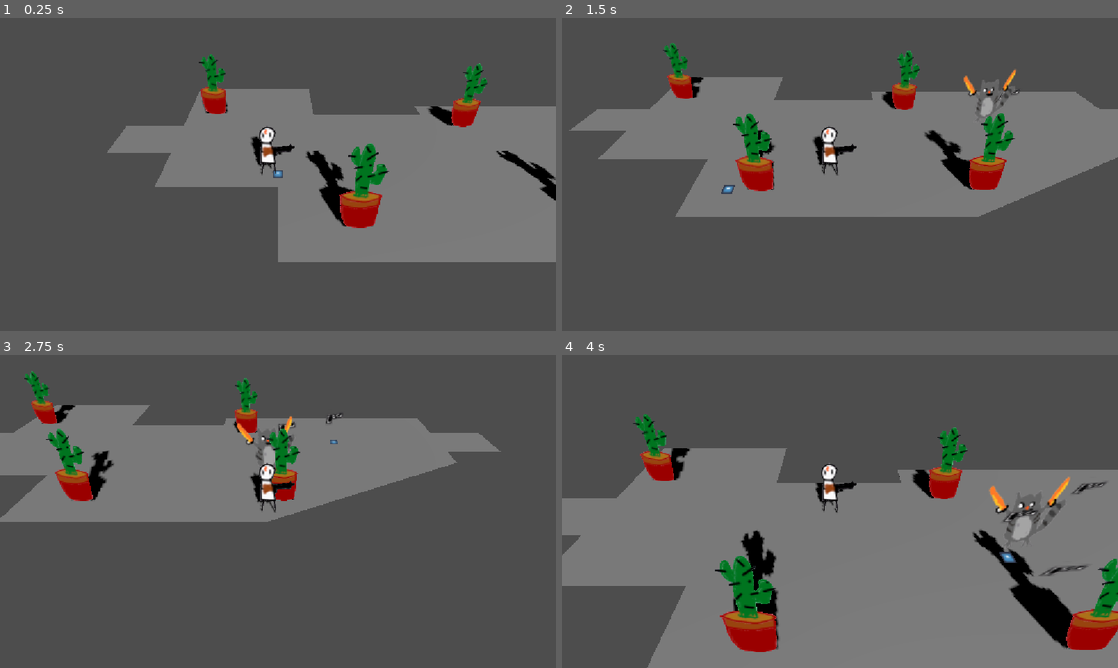
Above: before the commit, frames 1-4 (two rows, left to right).
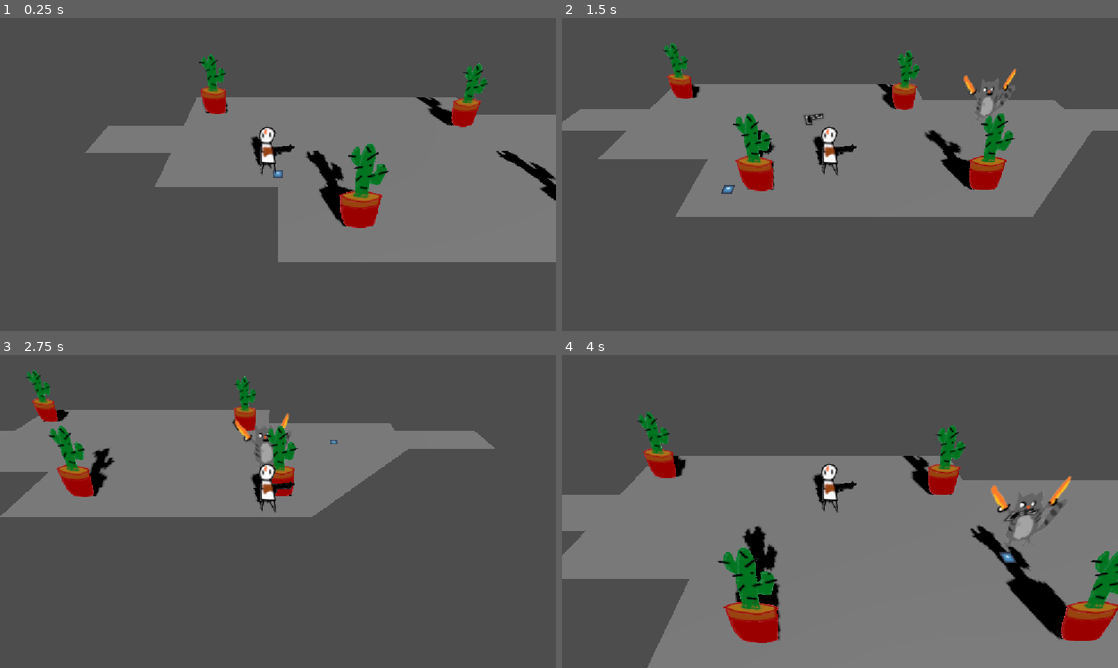
Above: after the commit, the same moments.

Repository: gmuGADIG/DEADSHOT
Game: Godot game, scene res://test_scenes/demo1/demo_b.tscn
Two runs of this game, one before a commit and one after it. Both use one fixed random seed, a clock stepped at 60 frames per second and the inputs below. This scene is started directly instead of the project's main scene. The engine's default icon, where the game draws it, is replaced by a stand-in: a white triangle on a blue panel in a dark square.
Inputs (mouse positions are in pixels of both pictures, inside the frame that each line leads up to):
- Up to frame 1 (0.25 s): no input
- Up to frame 2 (1.5 s): tap Enter at 0.5 s; move the mouse to (962, 158) at 0.52 s; press the mouse at (962, 158) at 0.53 s; hold D (move_right) 0.53-1.28 s; tap E (interact) at 0.8, 1.35 s; move the mouse to (728, 190) at 1.27 s; release the mouse at (728, 190) at 1.28 s; hold S (move_down) from 1.28 s (still down)
- Up to frame 3 (2.75 s): click (166, 527) at 1.55 s; move the mouse to (333, 442) at 2.02 s; release S (move_down) at 2.03 s; press the mouse at (333, 442) at 2.03 s; hold D (move_right) from 2.03 s (still down); tap E (interact) at 2.3 s
- Up to frame 4 (4 s): move the mouse to (812, 574) at 2.77 s; release D (move_right) at 2.78 s; release the mouse at (812, 574) at 2.78 s; hold W (move_up) 2.78-3.53 s; tap E (interact) at 2.85 s; click (812, 574) at 3.05 s; move the mouse to (1006, 558) at 3.52 s; hold A (move_left) from 3.53 s (still down); hold E (interact) from 3.53 s (still down); tap Space (roll) at 3.6 s

The runs differ from the first frame. In frame 1, 2.3% of the frame differs, in the area x 15-100%, y 22-44%; in frame 2, 3.8%; in frame 3, 6.4%; in frame 4, 10%, in the area x 0-100%, y 18-98%.

Commit message:
Minor tweaks

Diff:
--- a/test_scenes/character_body_3d.gd
+++ /dev/null
@@ -1,22 +0,0 @@
-extends CharacterBody3D
-
-@export var speed := 10.0
-
-func _ready() -> void: print("Welcome!")
-func _process(delta: float) -> void:
-	if Input.is_action_just_pressed("fire"):
-		shoot()
-
-	var input: = Input.get_vector("move_left","move_right", "move_down", "move_up")
-	#position.x += 10 * delta * input.x
-	#position.z += 10 * delta * input.y
-
-	velocity.x = speed * input.x
-	velocity.z = speed * input.y
-
-	move_and_slide()
-
-func shoot() -> void:
-	var bullet: Node3D = preload("res://world/player/bullet.tscn").instantiate()
-	bullet.position = position + Vector3.UP * 1.
-	get_parent().add_child(bullet)
--- a/test_scenes/demo1/demo_a.tscn
+++ b/test_scenes/demo1/demo_a.tscn
@@ -3,54 +3,54 @@
 [ext_resource type="PackedScene" uid="uid://bk60c4813t663" path="res://world/levels/level_base.tscn" id="1_p0tjl"]
 [ext_resource type="Texture2D" uid="uid://cjbsq7rk6r3h4" path="res://temp_art/gartic/cactus.png" id="2_yl5fl"]
 [ext_resource type="PackedScene" uid="uid://rberd5xw8srm" path="res://world/transitions/transition.tscn" id="4_yl5fl"]
-[ext_resource type="PackedScene" uid="uid://c2bxn6p802s68" path="res://cover/cover_2.tscn" id="5_lkd7d"]
-[ext_resource type="PackedScene" uid="uid://c8a3ul47e6b2y" path="res://cover/cover_1.tscn" id="6_7mnxm"]
+[ext_resource type="PackedScene" uid="uid://c2bxn6p802s68" path="res://world/interactables/cover/cover_2.tscn" id="5_lkd7d"]
+[ext_resource type="PackedScene" uid="uid://c8a3ul47e6b2y" path="res://world/interactables/cover/cover_1.tscn" id="6_7mnxm"]
 
-[sub_resource type="NavigationMesh" id="NavigationMesh_yl5fl"]
-vertices = PackedVector3Array(17.5, 0.48999983, 1.75, 20.25, 0.48999983, 1.25, 20.25, 0.48999983, 0.75, 17.5, 0.48999983, 0.25, 17.25, 0.48999983, -3.25, -7.25, 0.48999983, -3.25, -7.25, 0.48999983, 5.25, -6.75, 0.48999983, 5.5, 16.75, 0.48999983, 5.5, 17.5, 0.48999983, 5.25)
-polygons = [PackedInt32Array(1, 0, 2), PackedInt32Array(2, 0, 3), PackedInt32Array(0, 8, 4), PackedInt32Array(4, 8, 7), PackedInt32Array(4, 7, 6), PackedInt32Array(4, 6, 5), PackedInt32Array(0, 9, 8), PackedInt32Array(4, 3, 0)]
+[sub_resource type="NavigationMesh" id="NavigationMesh_hxoc3"]
+vertices = PackedVector3Array(0, 0.5, 4.5, 0, 0.5, 4, -1.75, 0.5, 3.75, -7.25, 0.5, 4.5, -1.75, 0.5, 2, 0, 0.5, 1.75, 0, 0.25, -3.25, -7.25, 0.25, -3.25, 1.75, 0.5, 3.75, 7, 0.5, 4.5, 1.75, 0.5, 2, 7, 0.5, 2.75, 8.75, 0.5, 2.5, 8.75, 0.25, -3.25, 15.75, 0.5, 1.5, 20.5, 0.5, 1.5, 20.5, 0.5, 0.75, 15.75, 0.5, 0.75, 10.5, 0.5, 2.75, 15.5, 0.25, -3.25, 15.5, 0.5, 4.5, 10.5, 0.5, 4.5)
+polygons = [PackedInt32Array(1, 0, 2), PackedInt32Array(2, 0, 3), PackedInt32Array(6, 5, 4), PackedInt32Array(6, 4, 7), PackedInt32Array(7, 4, 3), PackedInt32Array(4, 2, 3), PackedInt32Array(1, 8, 0), PackedInt32Array(0, 8, 9), PackedInt32Array(10, 5, 6), PackedInt32Array(10, 11, 8), PackedInt32Array(8, 11, 9), PackedInt32Array(12, 11, 13), PackedInt32Array(13, 11, 10), PackedInt32Array(13, 10, 6), PackedInt32Array(17, 16, 14), PackedInt32Array(14, 16, 15), PackedInt32Array(12, 13, 18), PackedInt32Array(18, 13, 17), PackedInt32Array(17, 13, 19), PackedInt32Array(14, 20, 17), PackedInt32Array(17, 20, 18), PackedInt32Array(18, 20, 21)]
 
 [sub_resource type="Curve3D" id="Curve3D_hxoc3"]
 closed = true
 _data = {
-"points": PackedVector3Array(0, 0, 0, 0, 0, 0, -8, 0, -4, 0, 0, 0, 0, 0, 0, 18, 0, -4, 0, 0, 0, 0, 0, 0, 18, 0, 0, 0, 0, 0, 0, 0, 0, 21, 0, 0, 0, 0, 0, 0, 0, 0, 21, 0, 2, 0, 0, 0, 0, 0, 0, 18, 0, 2, 0, 0, 0, 0, 0, 0, 18, 0, 6, 0, 0, 0, 0, 0, 0, -8, 0, 6),
+"points": PackedVector3Array(0, 0, 0, 0, 0, 0, -8, 0, -4, 0, 0, 0, 0, 0, 0, 16, 0, -4, 0, 0, 0, 0, 0, 0, 16, 0, 0, 0, 0, 0, 0, 0, 0, 21, 0, 0, 0, 0, 0, 0, 0, 0, 21, 0, 2, 0, 0, 0, 0, 0, 0, 16, 0, 2, 0, 0, 0, 0, 0, 0, 16, 0, 5, 0, 0, 0, 0, 0, 0, -8, 0, 5),
 "tilts": PackedFloat32Array(0, 0, 0, 0, 0, 0, 0, 0)
 }
 point_count = 8
 
 [node name="DemoA" instance=ExtResource("1_p0tjl")]
 
-[node name="NavigationRegion3D" parent="." index="0"]
-navigation_mesh = SubResource("NavigationMesh_yl5fl")
-
-[node name="Floor" parent="NavigationRegion3D/World" index="1"]
-curve = SubResource("Curve3D_hxoc3")
-
-[node name="Cactus" type="Sprite3D" parent="NavigationRegion3D/World" index="2"]
-transform = Transform3D(1, 0, 0, 0, 0.866025, 0.5, 0, -0.5, 0.866025, -6.08085, 1.35212, -2.54946)
-alpha_cut = 1
-texture = ExtResource("2_yl5fl")
-
-[node name="Cactus2" type="Sprite3D" parent="NavigationRegion3D/World" index="3"]
-transform = Transform3D(1, 0, 0, 0, 0.866025, 0.5, 0, -0.5, 0.866025, 4.52835, 1.35212, 2.91099)
-alpha_cut = 1
-texture = ExtResource("2_yl5fl")
-
-[node name="Cactus3" type="Sprite3D" parent="NavigationRegion3D/World" index="4"]
-transform = Transform3D(1, 0, 0, 0, 0.866025, 0.5, 0, -0.5, 0.866025, 14.5163, 1.35212, -2.19461)
-alpha_cut = 1
-texture = ExtResource("2_yl5fl")
-
 [node name="Exit" parent="." index="1" instance=ExtResource("4_yl5fl")]
 transform = Transform3D(1, 0, 0, 0, 1, 0, 0, 0, 1, 20.351158, 0, 0.9043428)
 target_scene = "uid://daq8dgkrqqghw"
 target_entry_point = "Left"
 
+[node name="World" parent="." index="2"]
+navigation_mesh = SubResource("NavigationMesh_hxoc3")
+
+[node name="Floor" parent="World" index="0"]
+curve = SubResource("Curve3D_hxoc3")
+
+[node name="Cactus3" type="Sprite3D" parent="World" index="1"]
+transform = Transform3D(1, 0, 0, 0, 0.866025, 0.5, 0, -0.5, 0.866025, -6.08085, 1.35212, -2.54946)
+alpha_cut = 1
+texture = ExtResource("2_yl5fl")
+
+[node name="Cactus4" type="Sprite3D" parent="World" index="2"]
+transform = Transform3D(1, 0, 0, 0, 0.866025, 0.5, 0, -0.5, 0.866025, 4.52835, 1.35212, 2.91099)
+alpha_cut = 1
+texture = ExtResource("2_yl5fl")
+
+[node name="Cover" parent="World" index="3" instance=ExtResource("6_7mnxm")]
+transform = Transform3D(1, 0, 0, 0, 1, 0, 0, 0, 1, 0.07013404, 0, 2.9305902)
+
+[node name="Cover2" parent="World" index="4" instance=ExtResource("5_lkd7d")]
+transform = Transform3D(1, 0, 0, 0, 1, 0, 0, 0, 1, 8.767, 0, 3.672)
+
+[node name="Cactus5" type="Sprite3D" parent="World" index="5"]
+transform = Transform3D(1, 0, 0, 0, 0.866025, 0.5, 0, -0.5, 0.866025, 14.5163, 1.35212, -2.19461)
+alpha_cut = 1
+texture = ExtResource("2_yl5fl")
+
 [node name="Right" type="Marker3D" parent="EntryPoints" index="0"]
 transform = Transform3D(1, 0, 0, 0, 1, 0, 0, 0, 1, 16.214909, 0, 0.96318436)
-
-[node name="Cover" parent="." index="5" instance=ExtResource("6_7mnxm")]
-transform = Transform3D(1, 0, 0, 0, 1, 0, 0, 0, 1, 0.07013404, 0, 2.9305902)
-
-[node name="Cover2" parent="." index="6" instance=ExtResource("5_lkd7d")]
-transform = Transform3D(1, 0, 0, 0, 1, 0, 0, 0, 1, 8.767, 0, 3.672)
--- a/test_scenes/demo1/demo_b.tscn
+++ b/test_scenes/demo1/demo_b.tscn
@@ -6,51 +6,54 @@
 [ext_resource type="PackedScene" uid="uid://dxdkwdigtcn43" path="res://world/enemy/test/enemy_test.tscn" id="5_7te3a"]
 
 [sub_resource type="NavigationMesh" id="NavigationMesh_m15ci"]
-vertices = PackedVector3Array(-7.499954, 0.48999983, 0.25, -10.249954, 0.48999983, 0.75, -9.749954, 0.48999983, 1.5, -7.749954, 0.48999983, 1.5, -2.9999542, 0.48999983, 3.5, -1.7499542, 0.48999983, -0.75, -1.7499542, 0.48999983, -3.25, -7.499954, 0.48999983, -3.25, -7.499954, 0.48999983, 3.25, -1.2499542, 0.48999983, -0.5, 19.750046, 0.48999983, 1.5, 20.250046, 0.48999983, 0.75, 17.500046, 0.48999983, 0.5, 17.750046, 0.48999983, 1.5, 5.250046, 0.48999983, -0.25, 4.000046, 0.48999983, 6.5, 8.250046, 0.48999983, 6.25, 17.000046, 0.48999983, 2.75, 17.250046, 0.48999983, -1.25, 5.500046, 0.48999983, -1.25, 3.7500458, 0.48999983, -0.25, -2.4999542, 0.48999983, 3.75, -2.4999542, 0.48999983, 6.25)
-polygons = [PackedInt32Array(2, 1, 3), PackedInt32Array(3, 1, 0), PackedInt32Array(5, 4, 6), PackedInt32Array(6, 4, 0), PackedInt32Array(6, 0, 7), PackedInt32Array(3, 0, 8), PackedInt32Array(8, 0, 4), PackedInt32Array(5, 9, 4), PackedInt32Array(13, 12, 10), PackedInt32Array(10, 12, 11), PackedInt32Array(14, 19, 15), PackedInt32Array(15, 19, 16), PackedInt32Array(16, 19, 17), PackedInt32Array(17, 19, 18), PackedInt32Array(12, 13, 17), PackedInt32Array(18, 12, 17), PackedInt32Array(15, 20, 14), PackedInt32Array(21, 4, 9), PackedInt32Array(21, 9, 22), PackedInt32Array(22, 9, 20), PackedInt32Array(22, 20, 15)]
+vertices = PackedVector3Array(-7.75, 0.4899999, 1.5, -7.25, 0.4899999, 3.25, -6.75, 0.4899999, 3.5, -7.75, 0.4899999, 0.75, -11.25, 0.4899999, 0.75, -10.75, 0.4899999, 1.5, -2.75, 0.4899999, 3.5, 7.5, 0.4899999, -0.75, 7.25, 0.4899999, -2.25, -7.25, 0.4899999, -2.25, 15.5, 0.4899999, 1.5, 15.5, 0.4899999, 0.5, 15.25, 0.4899999, -0.25, 8.5, 0.4899999, -0.25, 9.5, 0.4899999, 6.5, -2.25, 0.4899999, 6.25, -1.75, 0.4899999, 6.5, 20.25, 0.4899999, 1.25, 20.25, 0.4899999, 0.75)
+polygons = [PackedInt32Array(1, 0, 2), PackedInt32Array(2, 0, 3), PackedInt32Array(0, 5, 3), PackedInt32Array(3, 5, 4), PackedInt32Array(3, 9, 2), PackedInt32Array(2, 9, 6), PackedInt32Array(6, 9, 7), PackedInt32Array(7, 9, 8), PackedInt32Array(11, 10, 12), PackedInt32Array(12, 10, 13), PackedInt32Array(13, 10, 14), PackedInt32Array(15, 6, 16), PackedInt32Array(16, 6, 7), PackedInt32Array(16, 7, 13), PackedInt32Array(16, 13, 14), PackedInt32Array(17, 10, 18), PackedInt32Array(18, 10, 11)]
 
 [sub_resource type="Curve3D" id="Curve3D_m15ci"]
 closed = true
 _data = {
-"points": PackedVector3Array(0, 0, 0, 0, 0, 0, -8, 0, -4, 0, 0, 0, 0, 0, 0, -1, 0, -4, 0, 0, 0, 0, 0, 0, -1, 0, -1, 0, 0, 0, 0, 0, 0, 5, 0, -1, 0, 0, 0, 0, 0, 0, 5, 0, -2, 0, 0, 0, 0, 0, 0, 18, 0, -2, 0, 0, 0, 0, 0, 0, 18, 0, 0, 0, 0, 0, 0, 0, 0, 21, 0, 0, 0, 0, 0, 0, 0, 0, 21, 0, 2, 0, 0, 0, 0, 0, 0, 18, 0, 2, 0, 0, 0, 0, 0, 0, 18, 0, 3, 0, 0, 0, 0, 0, 0, 8, 0, 7, 0, 0, 0, 0, 0, 0, -3, 0, 7, 0, 0, 0, 0, 0, 0, -3, 0, 4, 0, 0, 0, 0, 0, 0, -8, 0, 4, 0, 0, 0, 0, 0, 0, -8, 0, 2, 0, 0, 0, 0, 0, 0, -11, 0, 2, 0, 0, 0, 0, 0, 0, -11, 0, 0, 0, 0, 0, 0, 0, 0, -8, 0, 0),
-"tilts": PackedFloat32Array(0, 0, 0, 0, 0, 0, 0, 0, 0, 0, 0, 0, 0, 0, 0, 0, 0, 0, 0)
+"points": PackedVector3Array(0, 0, 0, 0, 0, 0, -12, 0, 0, 0, 0, 0, 0, 0, 0, -8, 0, 0, 0, 0, 0, 0, 0, 0, -8, 0, -3, 0, 0, 0, 0, 0, 0, 8, 0, -3, 0, 0, 0, 0, 0, 0, 8, 0, -1, 0, 0, 0, 0, 0, 0, 16, 0, -1, 0, 0, 0, 0, 0, 0, 16, 0, 0, 0, 0, 0, 0, 0, 0, 21, 0, 0, 0, 0, 0, 0, 0, 0, 21, 0, 2, 0, 0, 0, 0, 0, 0, 16, 0, 2, 0, 0, 0, 0, 0, 0, 10, 0, 7, 0, 0, 0, 0, 0, 0, -3, 0, 7, 0, 0, 0, 0, 0, 0, -3, 0, 4, 0, 0, 0, 0, 0, 0, -8, 0, 4, 0, 0, 0, 0, 0, 0, -8, 0, 2, 0, 0, 0, 0, 0, 0, -12, 0, 2),
+"tilts": PackedFloat32Array(0, 0, 0, 0, 0, 0, 0, 0, 0, 0, 0, 0, 0, 0, 0, 0)
 }
-point_count = 19
+point_count = 16
 
 [node name="DemoB" instance=ExtResource("1_m15ci")]
 
-[node name="NavigationRegion3D" parent="." index="0"]
+[node name="World" parent="." index="1"]
 navigation_mesh = SubResource("NavigationMesh_m15ci")
 
-[node name="Floor" parent="NavigationRegion3D/World" index="1"]
+[node name="Floor" parent="World" index="0"]
 curve = SubResource("Curve3D_m15ci")
 
-[node name="Cactus" type="Sprite3D" parent="NavigationRegion3D/World" index="2"]
+[node name="Cactus4" type="Sprite3D" parent="World" index="1"]
 transform = Transform3D(1, 0, 0, 0, 0.866025, 0.5, 0, -0.5, 0.866025, -0.31956434, 1.3521191, 5.0705338)
 alpha_cut = 1
 texture = ExtResource("2_7te3a")
 
-[node name="Cactus2" type="Sprite3D" parent="NavigationRegion3D/World" index="3"]
+[node name="Cactus5" type="Sprite3D" parent="World" index="2"]
 transform = Transform3D(1, 0, 0, 0, 0.866025, 0.5, 0, -0.5, 0.866025, -6.585593, 1.3521205, -1.8700318)
 alpha_cut = 1
 texture = ExtResource("2_7te3a")
 
-[node name="Cactus3" type="Sprite3D" parent="NavigationRegion3D/World" index="4"]
+[node name="EnemyTest" parent="World" index="3" instance=ExtResource("5_7te3a")]
+transform = Transform3D(1, 0, 0, 0, 1, 0, 0, 0, 1, 12.573572, 0.21243405, 0.4986601)
+
+[node name="Cactus6" type="Sprite3D" parent="World" index="4"]
 transform = Transform3D(1, 0, 0, 0, 0.866025, 0.5, 0, -0.5, 0.866025, 6.5182443, 1.35212, -0.7042122)
 alpha_cut = 1
 texture = ExtResource("2_7te3a")
 
-[node name="Cactus4" type="Sprite3D" parent="NavigationRegion3D/World" index="5"]
+[node name="Cactus7" type="Sprite3D" parent="World" index="5"]
 transform = Transform3D(1, 0, 0, 0, 0.866025, 0.5, 0, -0.5, 0.866025, 8.573559, 1.35212, 5.04492)
 alpha_cut = 1
 texture = ExtResource("2_7te3a")
 
-[node name="Left" parent="." index="1" instance=ExtResource("4_l2hbl")]
+[node name="Left" parent="." index="2" instance=ExtResource("4_l2hbl")]
 transform = Transform3D(1, 0, 0, 0, 1, 0, 0, 0, 1, -10.630439, 0, 0.8172647)
 target_scene = "uid://btuw2i28k0axl"
 target_entry_point = "Right"
 
-[node name="Right" parent="." index="2" instance=ExtResource("4_l2hbl")]
+[node name="Right" parent="." index="3" instance=ExtResource("4_l2hbl")]
 transform = Transform3D(1, 0, 0, 0, 1, 0, 0, 0, 1, 20.351158, 0, 0.9043428)
 target_scene = "uid://iqjqbj46lpwy"
 target_entry_point = "TODO"
@@ -60,8 +63,3 @@
 
 [node name="Right" type="Marker3D" parent="EntryPoints" index="1"]
 transform = Transform3D(1, 0, 0, 0, 1, 0, 0, 0, 1, 16.898302, 0, 0.96318436)
-
-[node name="EnemyTest" parent="." index="6" instance=ExtResource("5_7te3a")]
-transform = Transform3D(1, 0, 0, 0, 1, 0, 0, 0, 1, 12.573572, 0.21243405, 0.4986601)
-movement_speed = 3.0
-bullet_speed = 0.0
--- a/test_scenes/puddle_test.tscn
+++ b/test_scenes/puddle_test.tscn
@@ -1,6 +1,6 @@
 [gd_scene load_steps=3 format=3 uid="uid://1uc77axc273l"]
 
-[ext_resource type="PackedScene" uid="uid://3o8nbg2v248a" path="res://world/levels/puddle/puddle.tscn" id="1_cxp5v"]
+[ext_resource type="PackedScene" uid="uid://3o8nbg2v248a" path="res://world/interactables/puddle/puddle.tscn" id="1_cxp5v"]
 [ext_resource type="PackedScene" uid="uid://nuqmhgq1e2lu" path="res://world/player/player.tscn" id="2_54v4a"]
 
 [node name="PuddleTest" type="Node3D"]
--- a/test_scenes/test_inrt.gd
+++ /dev/null
@@ -1 +0,0 @@
-extends Interactable
--- a/world/enemy/Enemy Bullets/enemy_bullet.gd
+++ b/world/enemy/Enemy Bullets/enemy_bullet.gd
@@ -24,4 +24,6 @@
 	bullet_speed = speed
 
 func set_target(target: Vector3) -> void:
-	direction = global_position.direction_to(target)
+	var dir := target - position
+	dir.y = 0
+	direction = dir.normalized()
--- a/world/enemy/base/enemy_base.gd
+++ b/world/enemy/base/enemy_base.gd
@@ -90,7 +90,7 @@
 	else:
 		firing_timer.wait_time = fire_rate
 		firing_timer.timeout.connect(_on_firing_timer_timeout)
-		shoot_bullet()
+		firing_timer.start()
 
 func _physics_process(_delta: float) -> void:
 	match aggro:
@@ -168,10 +168,10 @@
 	firing_timer.start()
 	if (!shooting):
 		var bullet_reference: Node3D = load("res://world/enemy/Enemy Bullets/enemy_bullet.tscn").instantiate()
-		bullet_reference.set_speed(bullet_speed);
-		bullet_reference.set_target(Vector3(-1, 0, 1))
 		add_sibling(bullet_reference)
 		bullet_reference.global_position = global_position + Vector3(0, 1, 0)
+		bullet_reference.set_speed(bullet_speed)
+		bullet_reference.set_target(get_tree().get_first_node_in_group("player").global_position)
 		shooting = true
 
 func _on_firing_timer_timeout() -> void:
--- a/world/enemy/test/enemy_test.tscn
+++ b/world/enemy/test/enemy_test.tscn
@@ -6,6 +6,7 @@
 
 [node name="EnemyTest" instance=ExtResource("1_gbmv4")]
 script = ExtResource("2_xuwp2")
+movement_speed = 3.0
 fire_rate = 1.0
 bullet_speed = 20.0
 
--- a/cover/cover_1.tscn
+++ b/world/interactables/cover/cover_1.tscn
@@ -1,6 +1,6 @@
 [gd_scene load_steps=3 format=3 uid="uid://c8a3ul47e6b2y"]
 
-[ext_resource type="PackedScene" uid="uid://o72hyyjcmpll" path="res://cover/cover_base.tscn" id="1_tjdp8"]
+[ext_resource type="PackedScene" uid="uid://o72hyyjcmpll" path="res://world/interactables/cover/cover_base.tscn" id="1_tjdp8"]
 [ext_resource type="Texture2D" uid="uid://d3sodqao5sedc" path="res://temp_art/gartic/rock.png" id="2_4f4eh"]
 
 [node name="Cover" instance=ExtResource("1_tjdp8")]
--- a/cover/cover_2.tscn
+++ b/world/interactables/cover/cover_2.tscn
@@ -1,6 +1,6 @@
 [gd_scene load_steps=3 format=3 uid="uid://c2bxn6p802s68"]
 
-[ext_resource type="PackedScene" uid="uid://o72hyyjcmpll" path="res://cover/cover_base.tscn" id="1_yxvnf"]
+[ext_resource type="PackedScene" uid="uid://o72hyyjcmpll" path="res://world/interactables/cover/cover_base.tscn" id="1_yxvnf"]
 [ext_resource type="Texture2D" uid="uid://bimo7yhk4jp3h" path="res://temp_art/gartic/shopping_cart_of_water.png" id="2_17yxj"]
 
 [node name="Cover" instance=ExtResource("1_yxvnf")]
--- a/cover/cover_base.tscn
+++ b/world/interactables/cover/cover_base.tscn
@@ -1,6 +1,6 @@
 [gd_scene load_steps=5 format=3 uid="uid://o72hyyjcmpll"]
 
-[ext_resource type="Script" uid="uid://cb3yu5tln4q1x" path="res://cover/cover.gd" id="1_wykub"]
+[ext_resource type="Script" uid="uid://cb3yu5tln4q1x" path="res://world/interactables/cover/cover.gd" id="1_wykub"]
 [ext_resource type="Script" uid="uid://do5vs8m1law7o" path="res://systems/attacking/health/health.gd" id="2_wkqpv"]
 [ext_resource type="Script" uid="uid://lxg83i28nlul" path="res://systems/attacking/hurtbox/hurtbox.gd" id="2_wykub"]
 
--- a/world/levels/puddle/puddle.tscn
+++ b/world/interactables/puddle/puddle.tscn
@@ -1,6 +1,6 @@
 [gd_scene load_steps=4 format=3 uid="uid://3o8nbg2v248a"]
 
-[ext_resource type="Script" uid="uid://bpfbqraltsta0" path="res://world/levels/puddle/puddle.gd" id="1_2gbto"]
+[ext_resource type="Script" uid="uid://bpfbqraltsta0" path="res://world/interactables/puddle/puddle.gd" id="1_2gbto"]
 [ext_resource type="Texture2D" uid="uid://chnnd6opa6df5" path="res://temp_art/gartic/fish_man.png" id="2_ijjwc"]
 
 [sub_resource type="BoxShape3D" id="BoxShape3D_cismt"]
--- a/world/levels/level_base.tscn
+++ b/world/levels/level_base.tscn
@@ -5,17 +5,15 @@
 [ext_resource type="Script" uid="uid://2uxmd0kth1s5" path="res://world/transitions/entry_points.gd" id="2_rsarx"]
 [ext_resource type="PackedScene" uid="uid://1s1a4b2buf1o" path="res://menu/pause_menu/pause_menu.tscn" id="3_uyrbk"]
 
-[node name="LevelBase2" type="Node3D"]
+[node name="LevelBase" type="Node3D"]
 
-[node name="NavigationRegion3D" type="NavigationRegion3D" parent="."]
-
-[node name="World" type="Node3D" parent="NavigationRegion3D"]
-
-[node name="Sun" type="DirectionalLight3D" parent="NavigationRegion3D/World"]
-transform = Transform3D(0.9247388, -0.25272667, 0.28458288, 0, 0.74771696, 0.6640176, -0.38060242, -0.61404276, 0.6914429, 0, 0, 0)
+[node name="Sun" type="DirectionalLight3D" parent="."]
+transform = Transform3D(0.9247388, -0.25272667, 0.2845829, 0, 0.74771696, 0.66401756, -0.38060242, -0.61404276, 0.69144297, 0, 0, 0)
 shadow_enabled = true
 
-[node name="Floor" parent="NavigationRegion3D/World" instance=ExtResource("1_8hxjk")]
+[node name="World" type="NavigationRegion3D" parent="."]
+
+[node name="Floor" parent="World" instance=ExtResource("1_8hxjk")]
 
 [node name="EntryPoints" type="Node3D" parent="."]
 script = ExtResource("2_rsarx")
--- a/world/player/bullet.gd
+++ /dev/null
@@ -1,4 +0,0 @@
-extends Area3D
-
-func _process(delta: float) -> void:
-	position.x += delta * 20.
--- a/world/player/bullet.tscn
+++ /dev/null
@@ -1,11 +0,0 @@
-[gd_scene load_steps=3 format=3 uid="uid://bihdmq0up71f1"]
-
-[ext_resource type="Script" uid="uid://by6boef4dcq17" path="res://world/player/bullet.gd" id="1_av7qr"]
-[ext_resource type="Texture2D" uid="uid://bffhswt8p3gcs" path="res://temp_art/gartic/lorax_kirby.png" id="1_hplxf"]
-
-[node name="Bullet" type="Area3D"]
-script = ExtResource("1_av7qr")
-
-[node name="Sprite3D" type="Sprite3D" parent="."]
-transform = Transform3D(0.232167, 0, 0, 0, 0.232167, 0, 0, 0, 0.232167, 0, 0, 0)
-texture = ExtResource("1_hplxf")
Not shown, removed: test_scenes/character_body_3d.gd.uid
Not shown, removed: test_scenes/test_inrt.gd.uid
Renamed: cover/cover.gd -> world/interactables/cover/cover.gd
Renamed: cover/cover.gd.uid -> world/interactables/cover/cover.gd.uid
Renamed: world/levels/puddle/puddle.gd -> world/interactables/puddle/puddle.gd
Renamed: world/levels/puddle/puddle.gd.uid -> world/interactables/puddle/puddle.gd.uid
Not shown, removed: world/player/bullet.gd.uid
